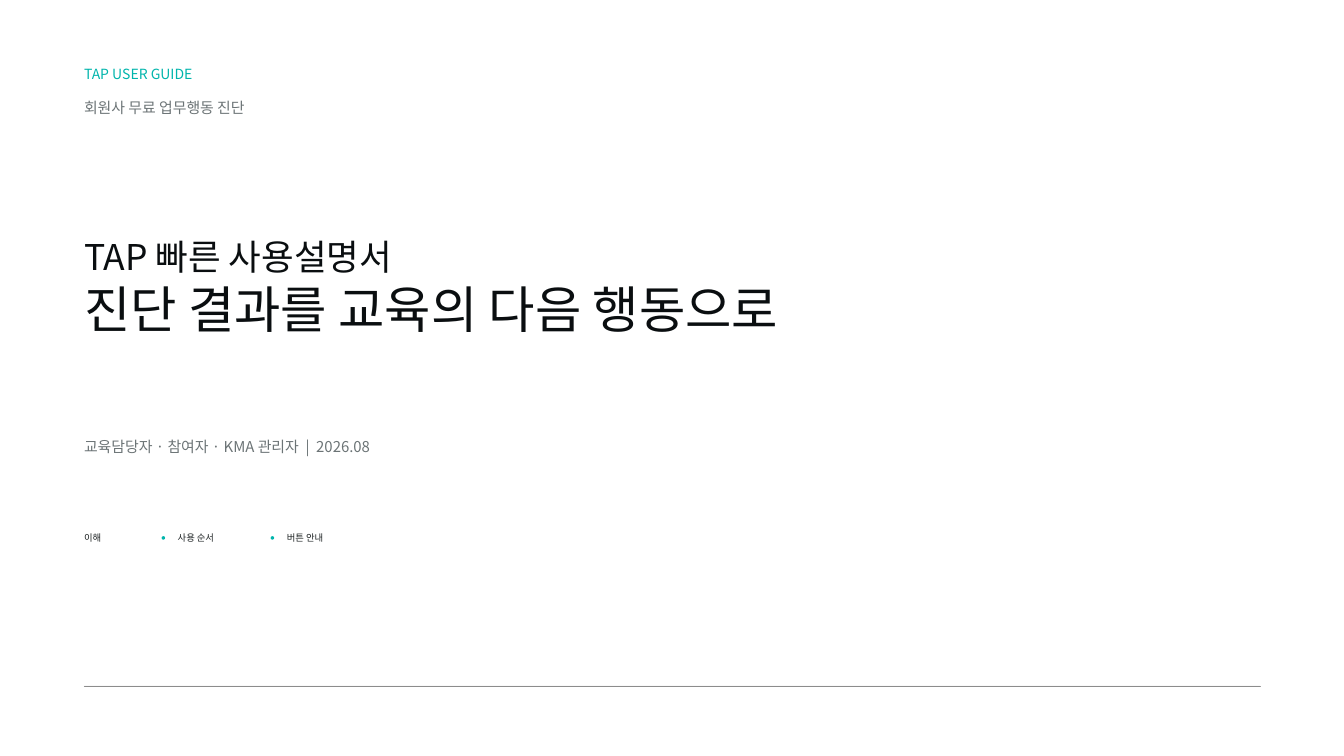
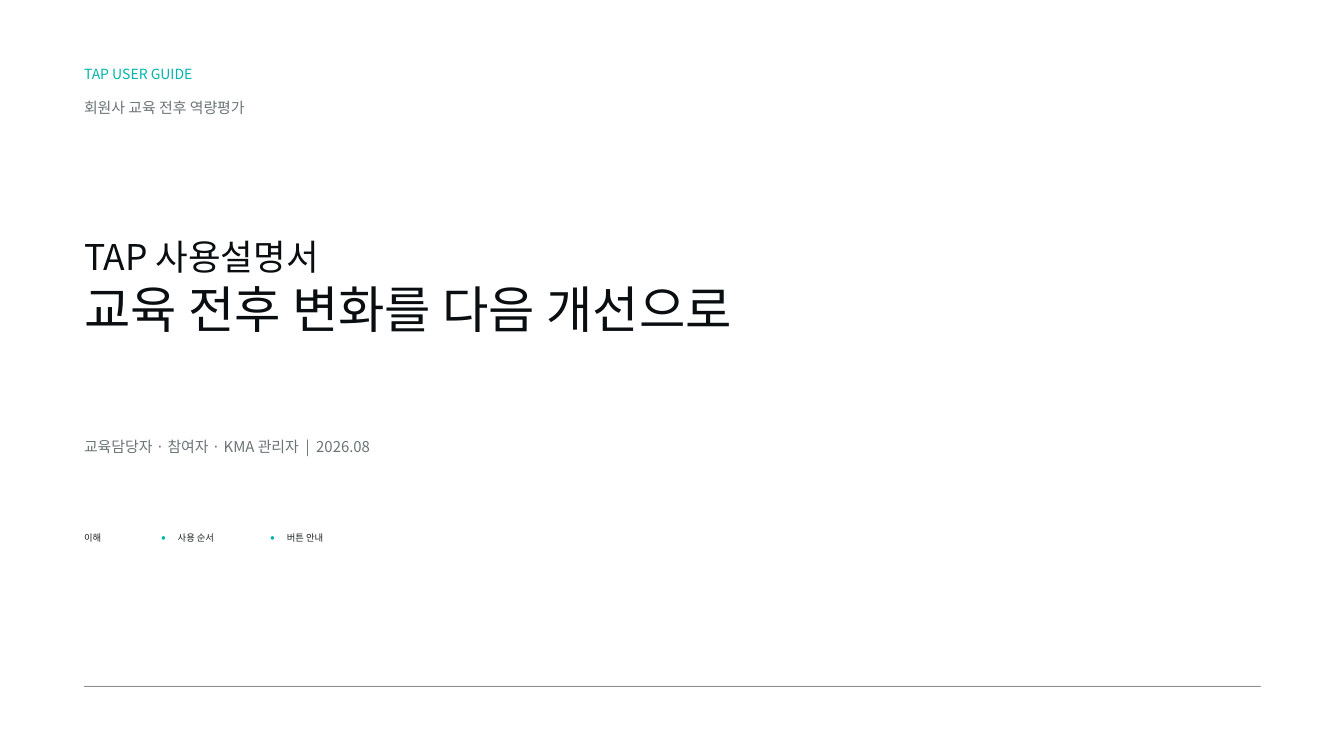
Before and after one commit to skytree96-cmyk/KMA_TAB_v2, a slide deck: slide 1 of docs/TAP_빠른사용가이드_v3.pptx. Drawn at 1344x756 pixels with LibreOffice and Linux fonts; fonts in the diff are those of the drawing; grey boxes stand for pictures; background and template pictures are left out. Boxes give left, top, right and bottom in pixels: in the first picture for what was removed or moved away, otherwise in the second. Text is boxed around its words. In the diff, an @@ line names an element or a change of style, - is before the commit and + after.

```diff
--- a/docs/TAP_빠른사용가이드_v3.pptx
+++ b/docs/TAP_빠른사용가이드_v3.pptx
@@ text at [84,100,245,114]: text changed @@
-회원사 무료 업무행동 진단
+회원사 교육 전후 역량평가
@@ text at [84,240,731,332]: text changed @@
-TAP 빠른 사용설명서
-진단 결과를 교육의 다음 행동으로
+TAP 사용설명서
+교육 전후 변화를 다음 개선으로
```
Also in this commit, not shown: 11 other slides changed, 25 other files.
